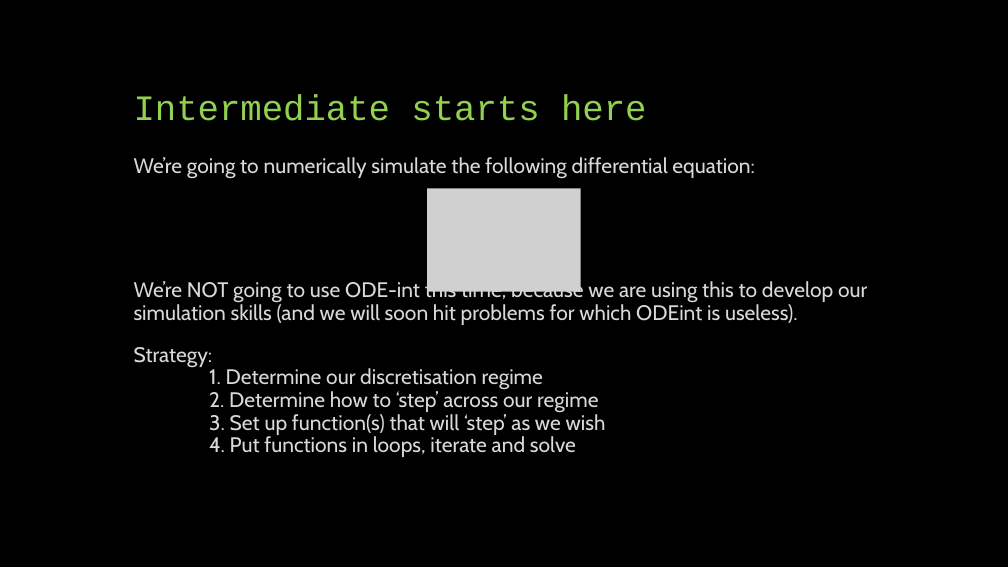
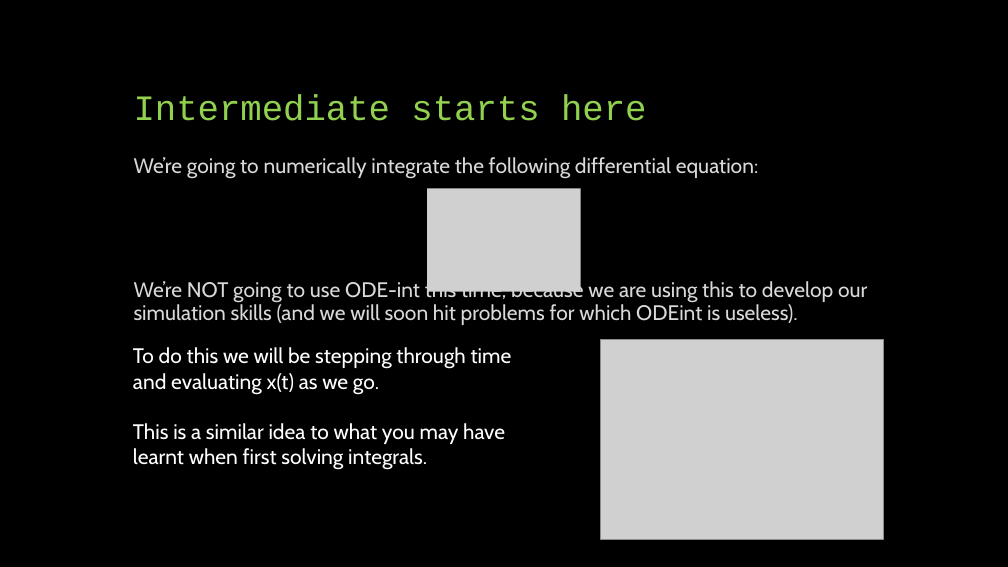
Before and after one commit to phys3112/Tutorials-with-Matt, a slide deck: slide 6 of Tutorial 5 Iterative methods.pptx. Drawn at 1008x567 pixels with LibreOffice and Linux fonts; fonts in the diff are those of the drawing; grey boxes stand for pictures. Boxes give left, top, right and bottom in pixels: in the first picture for what was removed or moved away, otherwise in the second. Text is boxed around its words. In the diff, an @@ line names an element or a change of style, - is before the commit and + after.

```diff
--- a/Tutorial 5 Iterative methods.pptx
+++ b/Tutorial 5 Iterative methods.pptx
@@ text at bbox=[134, 157, 759, 179]: text changed @@
-We’re going to numerically simulate the following differential equation:
+We’re going to numerically integrate the following differential equation:
@@ text added at bbox=[133, 347, 512, 470], 20 pt, text #FFFFFF @@
+To do this we will be stepping through time and evaluating x(t) as we go.
+This is a similar idea to what you may have learnt when first solving integrals.
@@ text at bbox=[134, 347, 606, 457]: paragraph removed @@
-Strategy:
-1. Determine our discretisation regime
-2. Determine how to ‘step’ across our regime
-3. Set up function(s) that will ‘step’ as we wish
-4. Put functions in loops, iterate and solve
@@ picture added at bbox=[601, 340, 884, 540] @@
```
Also in this commit, not shown: 7 other slides changed, 1 slide added, 2 slides removed, 1 other file.
